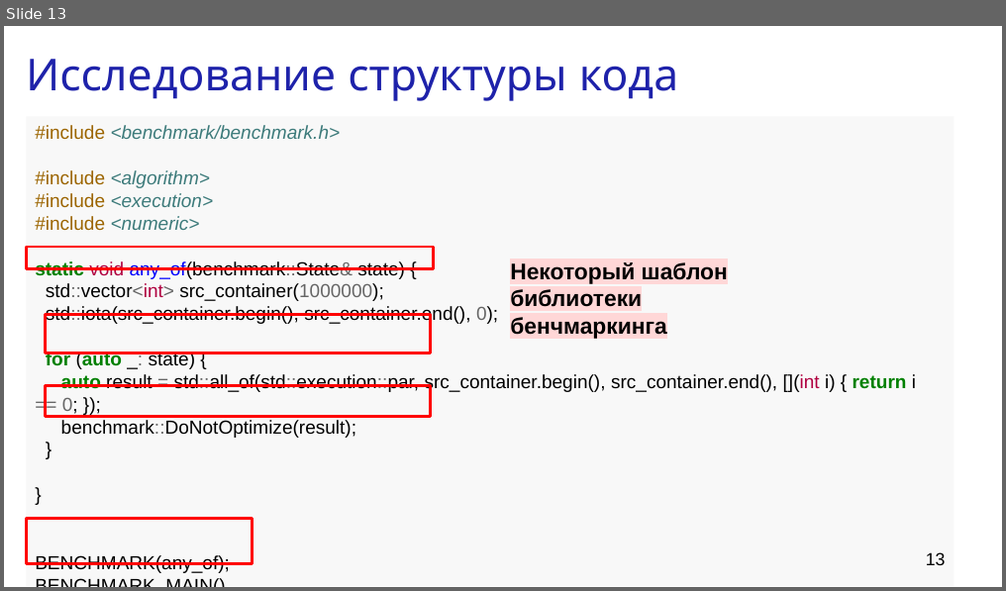
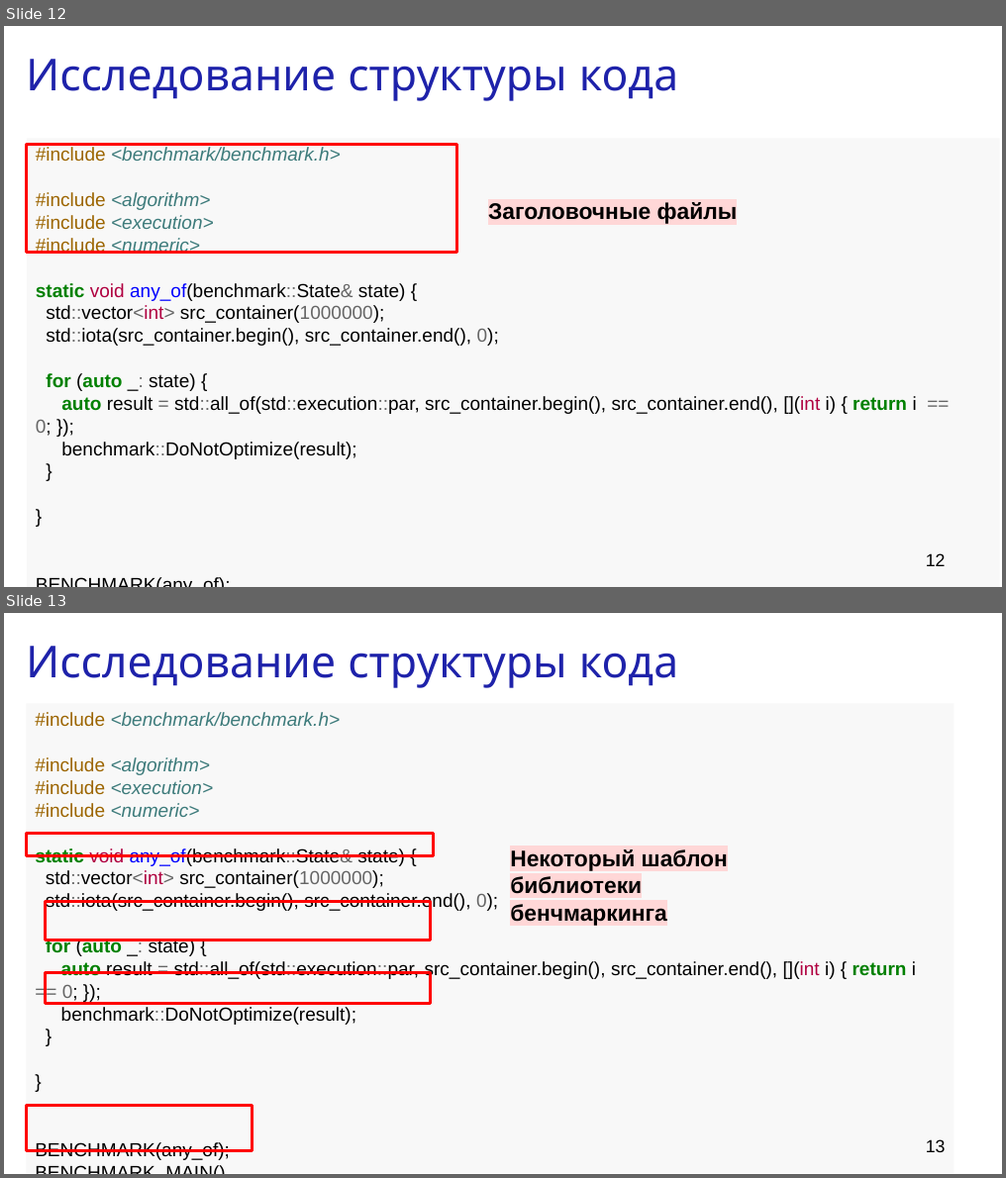
Before and after one commit to sin-diesel/stdbench, a slide deck: presentation/presentation.odp. Shown one above the other, each under a label of ours: slide 13 before the commit, slides 12 and 13 after it. The pictures are 1006x591 and 1006x1178 pixels, drawn with LibreOffice and Linux fonts; fonts in the diff are those of the drawing; background and template pictures are left out. Boxes give left, top, right and bottom in pixels: in the first picture for what was removed or moved away, otherwise in the second. Text is boxed around its words. In the diff, an @@ line names an element or a change of style, - is before the commit and + after.

Commit message:
Hardcode some values for pretty result for now

```diff
--- a/presentation/presentation.odp
+++ b/presentation/presentation.odp
@@ slide 12 added at (4,26,1002,587), background #FFFFFF @@
@@ title added at (26,59,678,101), 35 pt, text #1E22AA @@
+Исследование структуры кода
@@ rectangle added at (27,138,1000,587), fill #F8F8F8, 15 pt, text #000000 @@
+#include <benchmark/benchmark.h>
+#include <algorithm>
+#include <execution>
+#include <numeric>
+static void any_of(benchmark::State& state) {
+std::vector<int> src_container(1000000);
+std::iota(src_container.begin(), src_container.end(), 0);
+for (auto _: state) {
+auto result = std::all_of(std::execution::par, src_container.begin(), src_container.end(), [](int i) { return i == 0; });
+benchmark::DoNotOptimize(result);
+}
+}
+BENCHMARK(any_of);
+BENCHMARK_MAIN()
@@ rectangle added at (27,145,456,253), outline #FF0000 2.3 pt @@
@@ text added at (488,202,738,224), 18 pt, text #000000, bold @@
+Заголовочные файлы
@@ page number added at (926,554,945,567), 14 pt, text #000000 @@
+12
```
Also in this commit, not shown: 5 slides changed, 1 other slide added, 2 slides removed, 3 other files.
